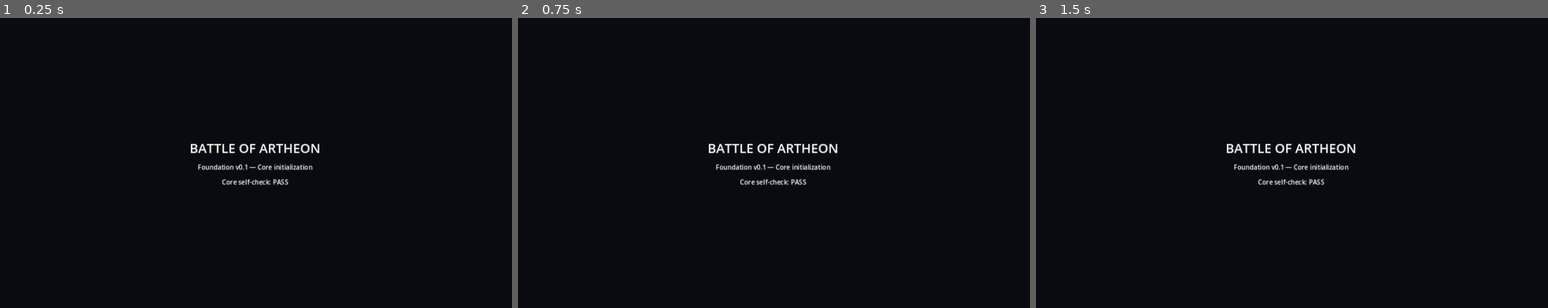
Above: before the commit, frames 1-3 (left to right).
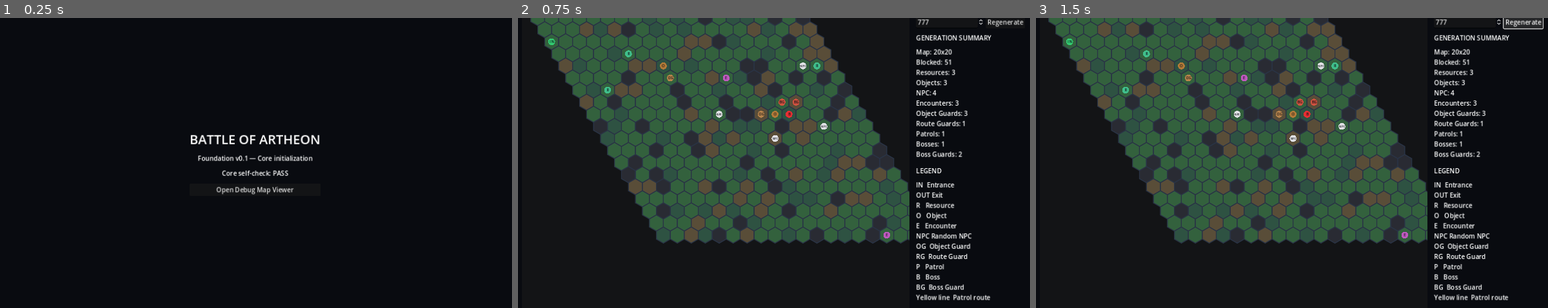
Above: after the commit, the same moments.

Repository: Archoniou1987/Battle-of-Artheon
Game: Godot game, scene res://scenes/main/main.tscn
Same seed, same stepped clock (60 frames per second), same inputs: the game is played once before the commit and once after it.
Inputs (mouse positions are in pixels of both pictures, inside the frame that each line leads up to):
- Up to frame 1 (0.25 s): no input
- Up to frame 2 (0.75 s): click (774, 189) at 0.5 s, where only the run after the commit has a clickable "Open Debug Map Viewer"
- Up to frame 3 (1.5 s): click (1522, 20) at 1.25 s, where only the run after the commit has a clickable "Regenerate"

The runs differ from the first frame. In frame 1, 1.9% of the frame differs, in the area x 37-63%, y 40-61%; in frame 2, 44%; in frame 3, 44%, in the area x 2-100%, y 0-98%.
Error before the commit: Invalid access to property or key 'pressed' on a base object of type 'null instance'. (res://scenes/main/main.gd:8)

Commit message:
Add debug map viewer launcher

Diff:
--- a/scenes/main/main.tscn
+++ b/scenes/main/main.tscn
@@ -38,3 +38,7 @@
 layout_mode = 2
 text = "Running core self-check..."
 horizontal_alignment = 1
+
+[node name="DebugMapViewer" type="Button" parent="Center/VBox"]
+layout_mode = 2
+text = "Open Debug Map Viewer"
